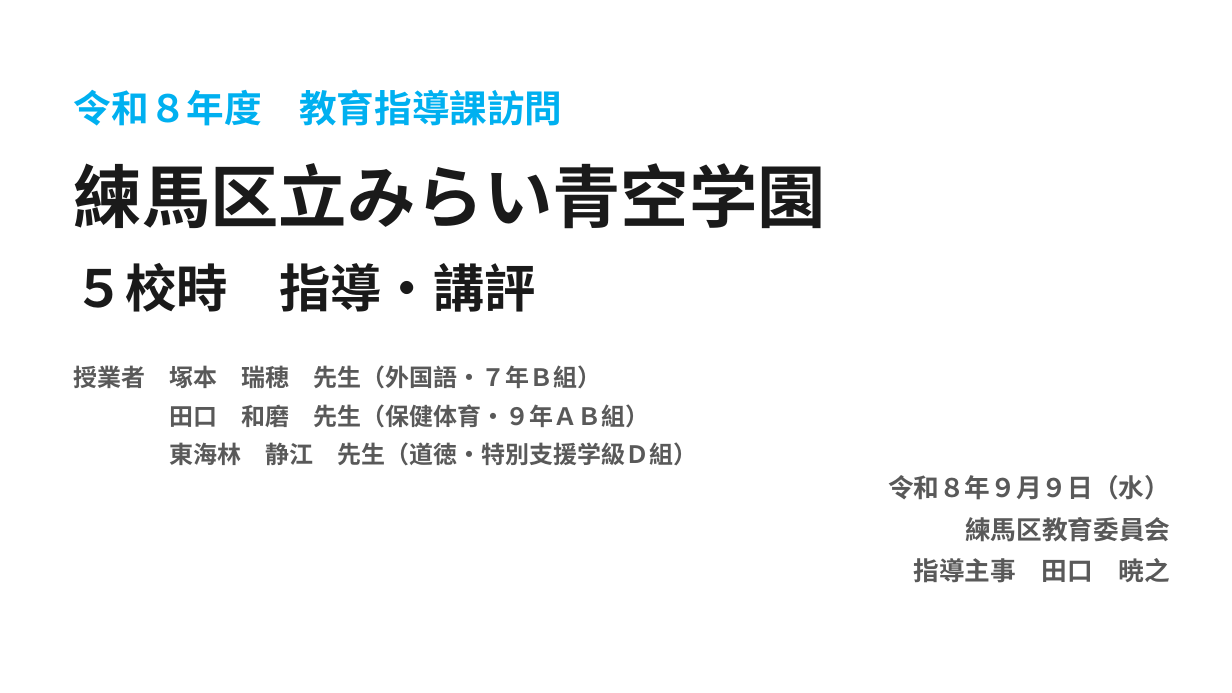
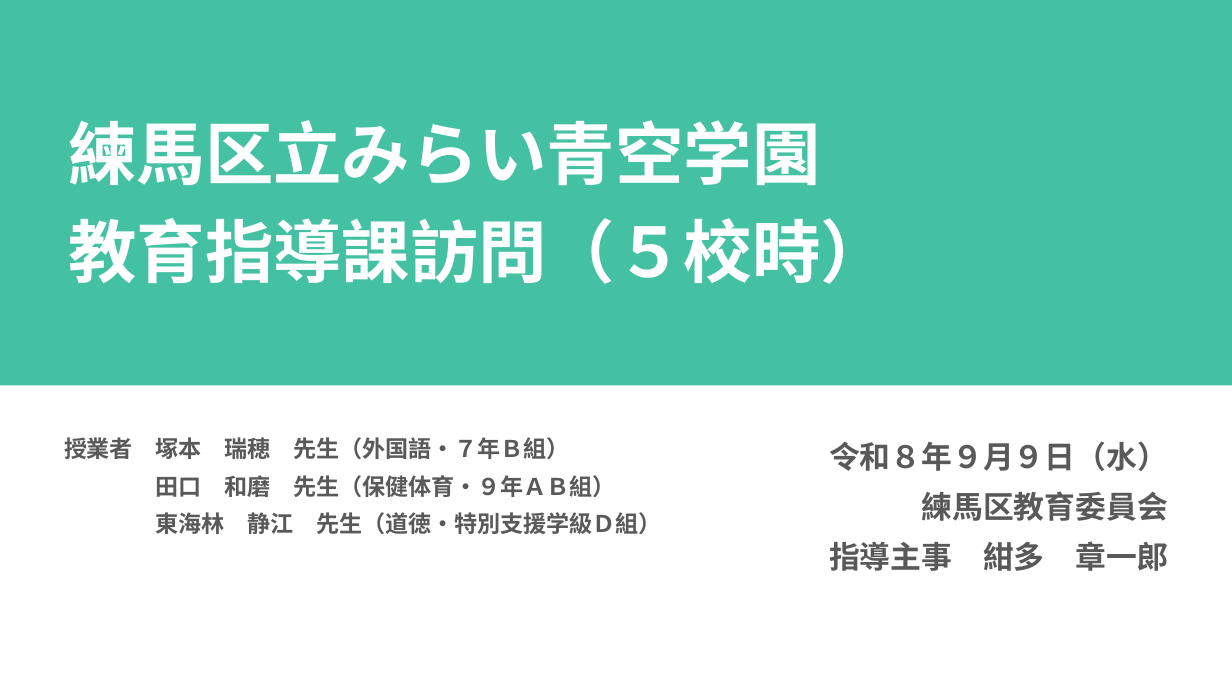
Before and after one commit to contynet730-star/con30, a slide deck: slide 1 of 指導課訪問_みらい青空学園/指導課訪問_５校時指導助言資料_みらい青空学園.pptx. Drawn at 1232x693 pixels with LibreOffice and Linux fonts; fonts in the diff are those of the drawing. Boxes give left, top, right and bottom in pixels: in the first picture for what was removed or moved away, otherwise in the second. Text is boxed around its words. In the diff, an @@ line names an element or a change of style, - is before the commit and + after.

```diff
--- a/指導課訪問_みらい青空学園/指導課訪問_５校時指導助言資料_みらい青空学園.pptx
+++ b/指導課訪問_みらい青空学園/指導課訪問_５校時指導助言資料_みらい青空学園.pptx
@@ rectangle "練馬区立みらい青空学園": place and size @@
-rectangle "練馬区立みらい青空学園" at <box>74,89,562,126</box>
+rectangle "練馬区立みらい青空学園" at <box>0,0,1232,386</box>
@@ rectangle "練馬区立みらい青空学園" at <box>0,0,1232,386</box>: fill none to #44C1A3 @@
@@ text in rectangle at <box>68,120,889,284</box>: text changed; size 22 to 40 pt; text colour #00B0F0 to #FFFFFF @@
-令和８年度 教育指導課訪問
+練馬区立みらい青空学園
+教育指導課訪問（５校時）
@@ text removed at <box>74,163,826,229</box> @@
-練馬区立みらい青空学園
@@ text removed at <box>74,263,536,312</box> @@
-５校時 指導・講評
@@ text "授業者 塚本 瑞穂 先生（外国語・７年Ｂ組）": place and size @@
-text "授業者 塚本 瑞穂 先生（外国語・７年Ｂ組）" at <box>74,365,698,465</box>
+text "授業者 塚本 瑞穂 先生（外国語・７年Ｂ組）" at <box>64,434,662,534</box>
@@ text "授業者 塚本 瑞穂 先生（外国語・７年Ｂ組）" at <box>64,434,662,534</box>: size 14 to 13.5 pt @@
@@ text "令和８年９月９日（水）": place and size @@
-text "令和８年９月９日（水）" at <box>888,475,1170,583</box>
+text "令和８年９月９日（水）" at <box>829,441,1168,571</box>
@@ text "令和８年９月９日（水）" at <box>829,441,1168,571</box>: vertical alignment middle to top @@
@@ text at <box>829,441,1168,521</box>: size 15 to 18 pt in "令和８年９月９日（水）", "練馬区教育委員会" @@
@@ text at <box>829,541,1167,571</box>: text changed; size 15 to 18 pt @@
-指導主事 田口 暁之
+指導主事 紺多 章一郎
```
Also in this commit, not shown: 13 other slides changed, 2 other files.
